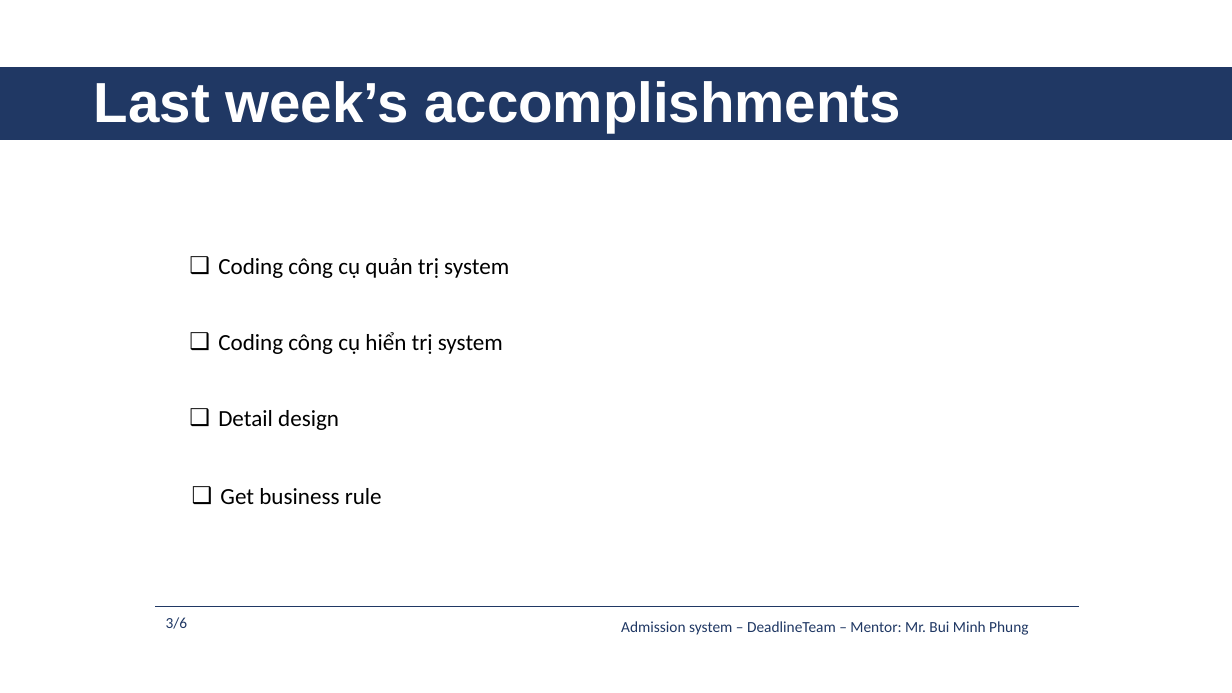
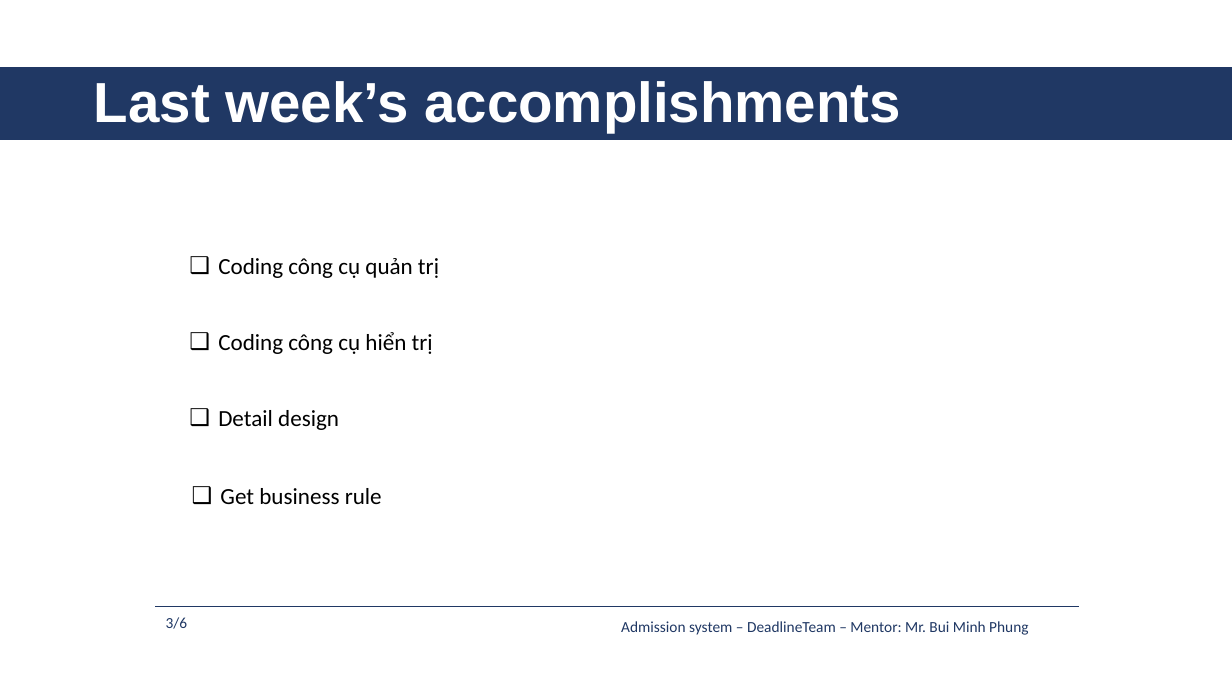
Before and after one commit to daotk/cap-deadline, a slide deck: slide 3 of 9. Presentation/AS_DeadlineTeam_Week21.pptx. Drawn at 1232x693 pixels with LibreOffice and Linux fonts; fonts in the diff are those of the drawing. Boxes give left, top, right and bottom in pixels: in the first picture for what was removed or moved away, otherwise in the second. Text is boxed around its words. In the diff, an @@ line names an element or a change of style, - is before the commit and + after.

```diff
--- a/9. Presentation/AS_DeadlineTeam_Week21.pptx
+++ b/9. Presentation/AS_DeadlineTeam_Week21.pptx
@@ text at [218,258,439,278]: text changed @@
-❑ Coding công cụ quản trị system
+❑ Coding công cụ quản trị
@@ text at [218,332,433,354]: text changed @@
-❑ Coding công cụ hiển trị system
+❑ Coding công cụ hiển trị
```
